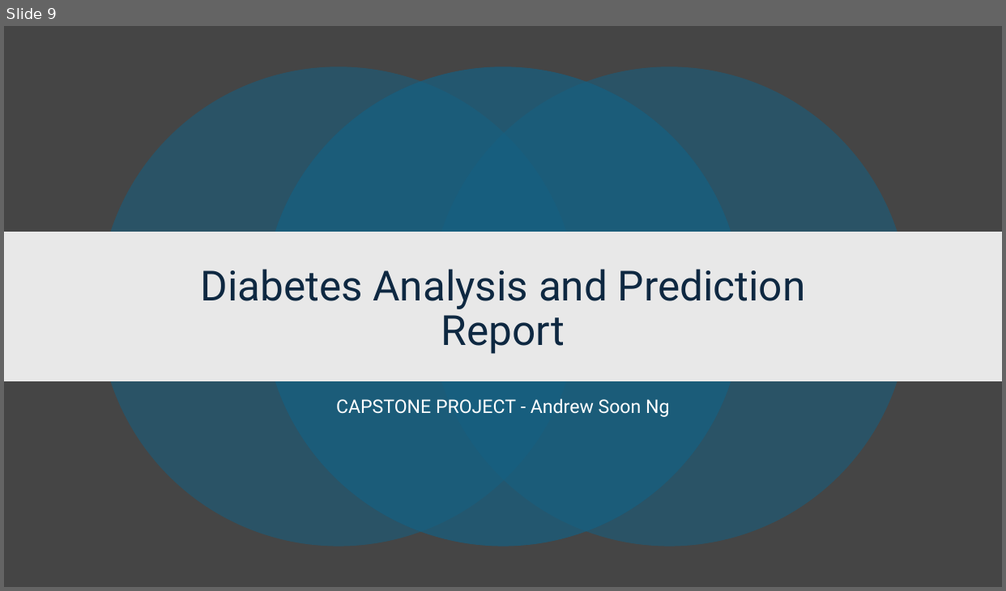
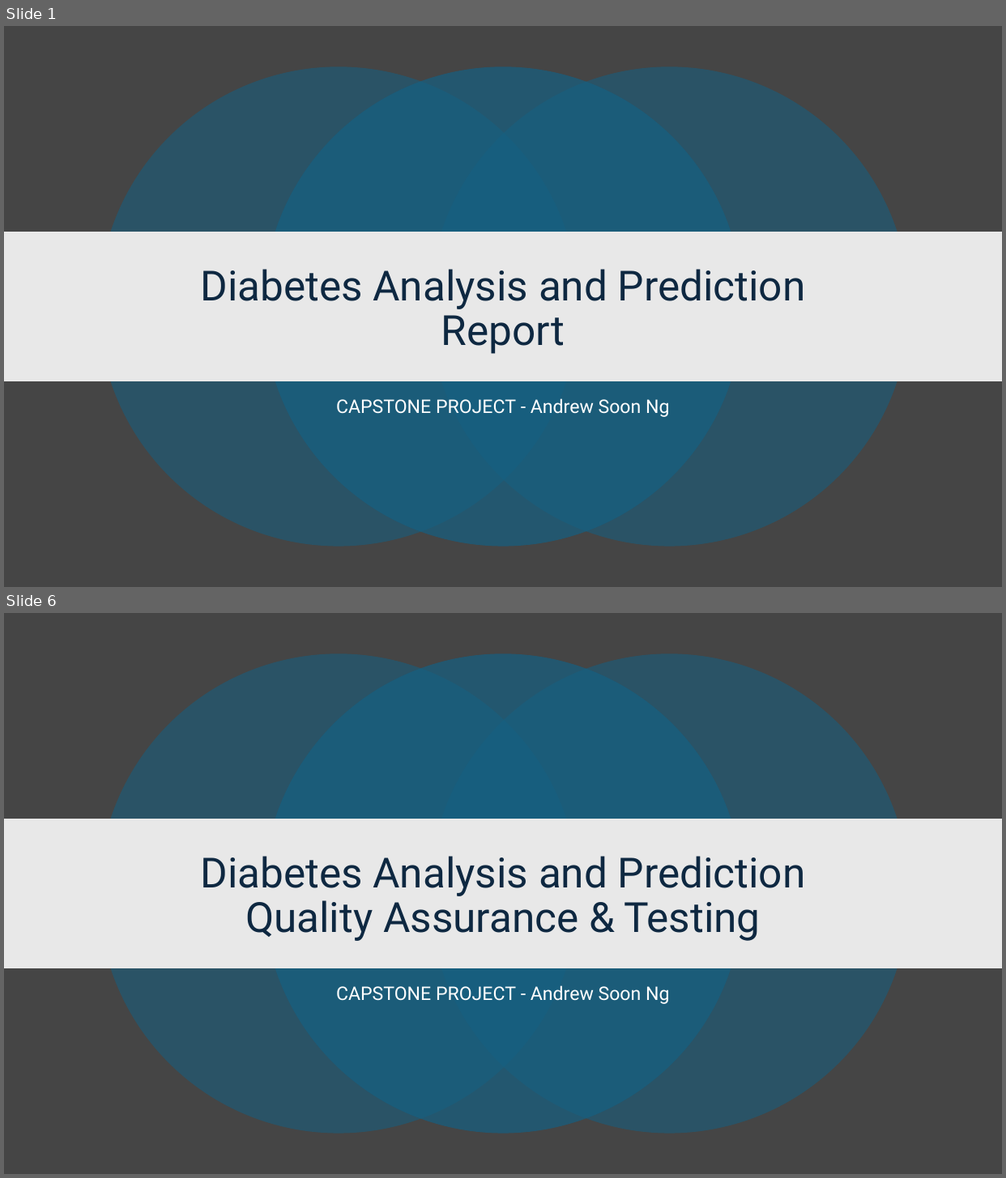
Before and after one commit to soonnyla/Capstone-Diabetes, a slide deck: Diabetes Analysis and Prediction.pptx. Shown one above the other, each under a label of ours: slide 9 before the commit, slides 1 and 6 after it; the slides between them are not shown. The pictures are 1006x591 and 1006x1178 pixels, drawn with LibreOffice and Linux fonts; fonts in the diff are those of the drawing. Boxes give left, top, right and bottom in pixels: in the first picture for what was removed or moved away, otherwise in the second. Text is boxed around its words. In the diff, an @@ line names an element or a change of style, - is before the commit and + after.

Commit message:
updated presentation and prediction file

```diff
--- a/Diabetes Analysis and Prediction.pptx
+++ b/Diabetes Analysis and Prediction.pptx
@@ slide 6 added at (x1=4, y1=613, x2=1002, y2=1174), background #454545 @@
@@ ellipse added at (x1=98, y1=654, x2=578, y2=1134), fill #156082 at 55% opacity @@
@@ ellipse added at (x1=263, y1=654, x2=743, y2=1134), fill #156082 at 70% opacity @@
@@ ellipse added at (x1=429, y1=654, x2=909, y2=1134), fill #156082 at 55% opacity @@
@@ rectangle added at (x1=4, y1=819, x2=1002, y2=969), fill #E8E8E8 @@
@@ title added at (x1=200, y1=856, x2=805, y2=941), 40 pt, text #0E2841 @@
+Diabetes Analysis and Prediction
+Quality Assurance & Testing
@@ subtitle added at (x1=336, y1=986, x2=669, y2=1004), 18 pt, text #FFFFFF @@
+CAPSTONE PROJECT - Andrew Soon Ng
@@ what was slide 9 is now slide 1 @@
```
Also in this commit, not shown: 11 slides changed, 2 other slides added, 1 other file.
